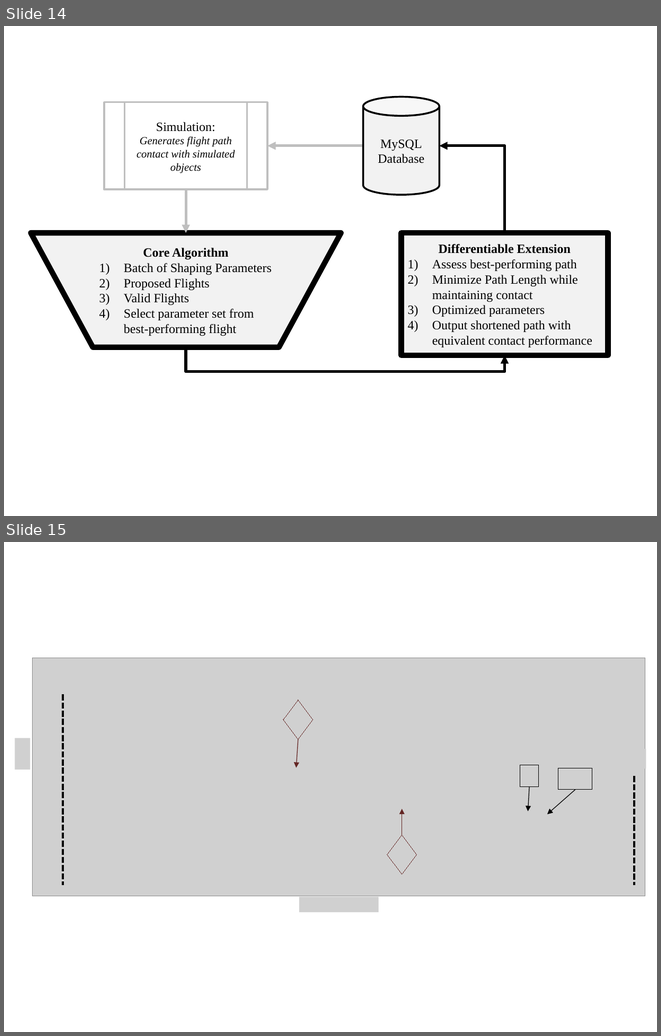
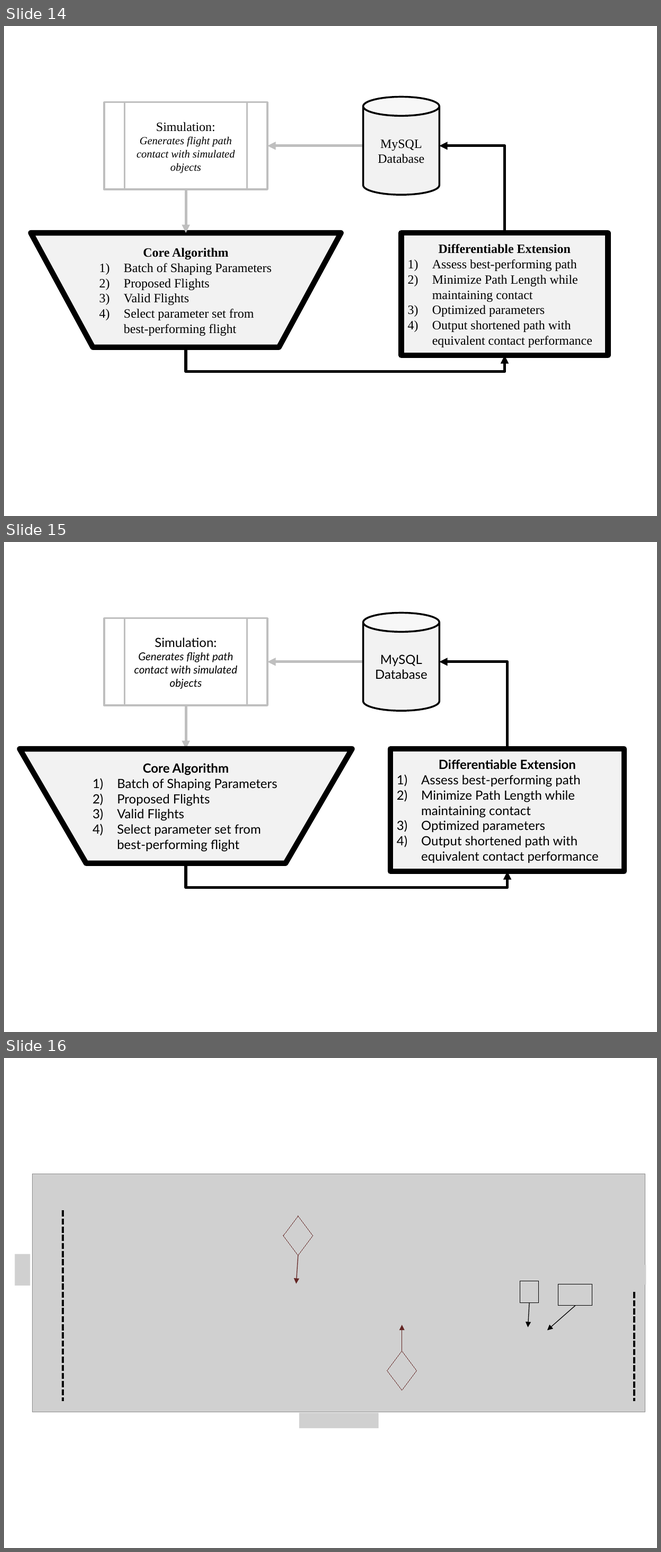
Before and after one commit to Leonardo767/aiaa2019-publication, a slide deck: docs/paper/figs/Diagrams.pptx. Shown one above the other, each under a label of ours: slides 14 and 15 before the commit, slides 14, 15 and 16 after it. The pictures are 661x1036 and 661x1552 pixels, drawn with LibreOffice and Linux fonts; fonts in the diff are those of the drawing; grey boxes stand for pictures. Boxes give left, top, right and bottom in pixels: in the first picture for what was removed or moved away, otherwise in the second. Text is boxed around its words. In the diff, an @@ line names an element or a change of style, - is before the commit and + after.

Commit message:
Added Conclusions

```diff
--- a/docs/paper/figs/Diagrams.pptx
+++ b/docs/paper/figs/Diagrams.pptx
@@ slide 15 added at <box>4,542,657,1032</box>, background #FFFFFF @@
@@ flow chart predefined process added at <box>105,618,268,705</box>, fill #FFFFFF, outline #BFBFBF 2 pt, 12 pt, text #000000, italic @@
+Simulation:
+Generates flight path contact with simulated objects
@@ cylinder added at <box>363,612,440,711</box>, fill #F2F2F2, outline #000000 2 pt, 14 pt, text #000000 @@
+MySQL
+Database
@@ arrow added from (363, 661) to (268, 661), #BFBFBF 3 pt @@
@@ elbow arrow added from (508, 749) to (440, 661), #000000 3 pt @@
@@ arrow added from (186, 705) to (186, 749), #BFBFBF 3 pt @@
@@ flow chart manual operation added at <box>20,749,352,863</box>, fill #F2F2F2, outline #000000 6 pt, 14 pt, text #000000 @@
+Core Algorithm
+1) Batch of Shaping Parameters
+2) Proposed Flights
+3) Valid Flights
+4) Select parameter set from best-performing flight
@@ rectangle added at <box>390,749,624,871</box>, fill #F2F2F2, outline #000000 6 pt, 14 pt, text #000000 @@
+Differentiable Extension
+1) Assess best-performing path
+2) Minimize Path Length while maintaining contact
+3) Optimized parameters
+4) Output shortened path with equivalent contact performance
@@ elbow arrow added from (186, 863) to (508, 871), #000000 3 pt @@
@@ what was slide 15 is now slide 16 @@
```
